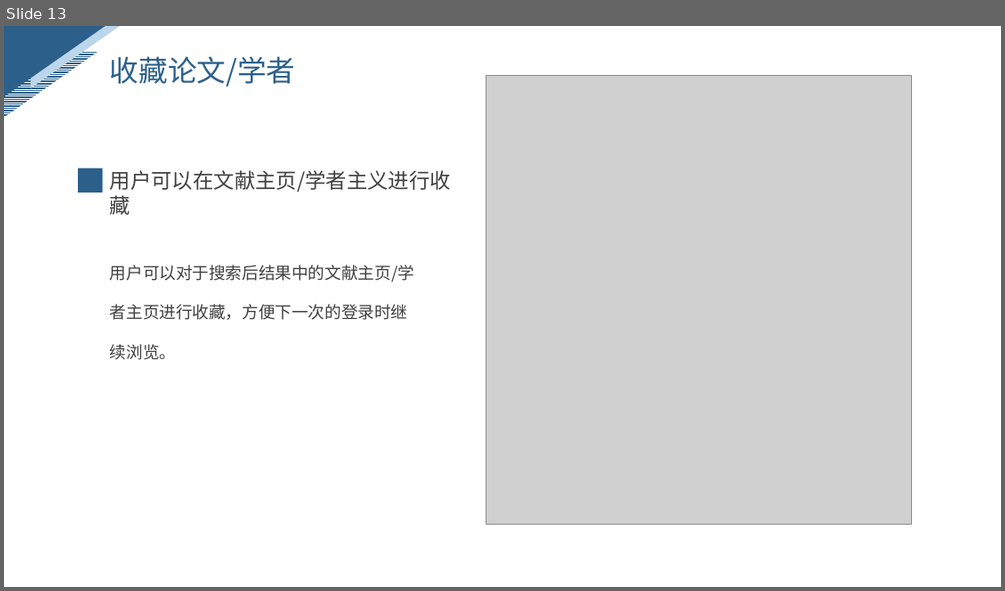
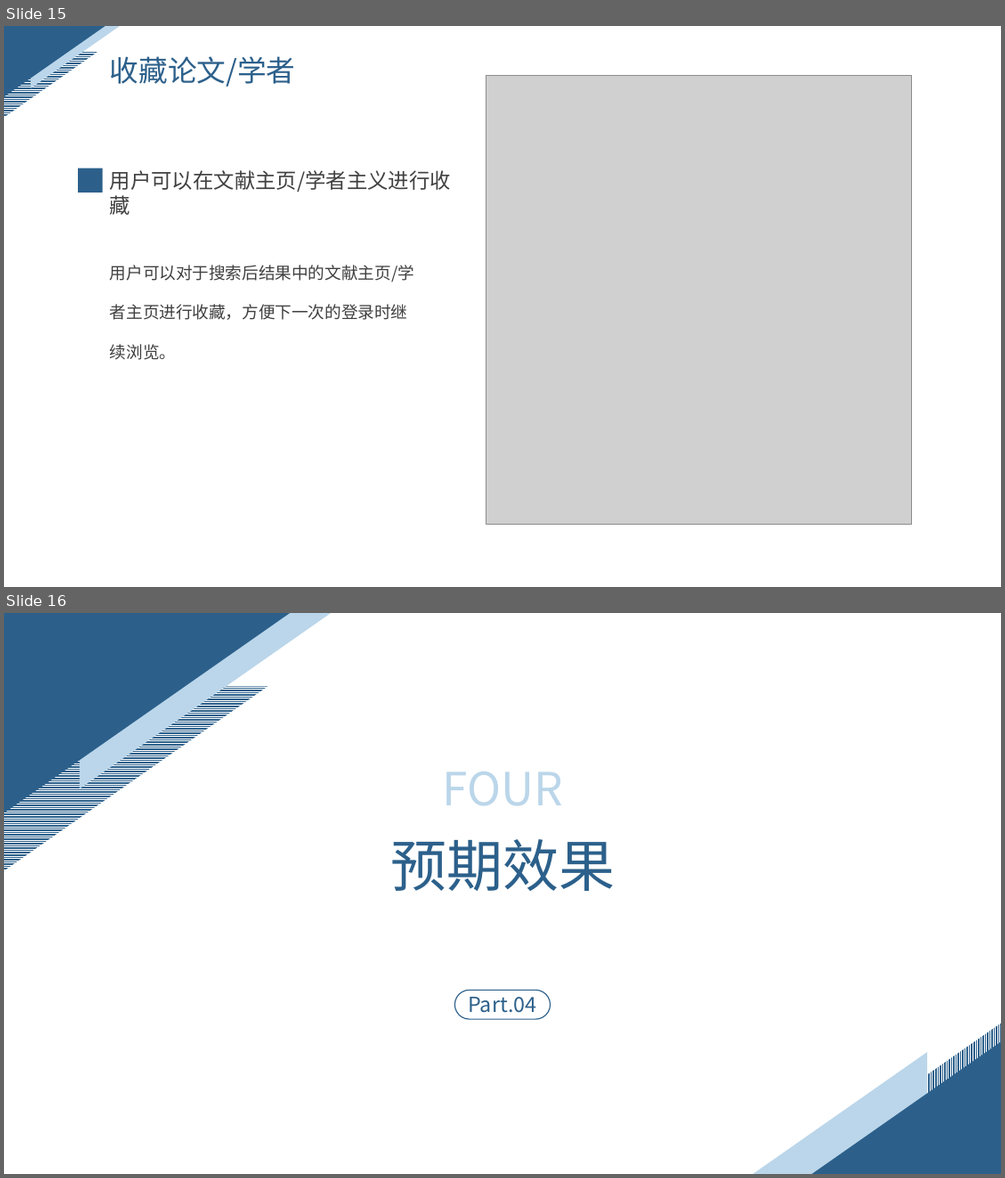
Before and after one commit to ZhangYHe/BIT-2023-ZYGC, a slide deck: doc/问题陈述.pptx. Shown one above the other, each under a label of ours: slide 13 before the commit, slides 15 and 16 after it. The pictures are 1005x591 and 1005x1178 pixels, drawn with LibreOffice and Linux fonts; fonts in the diff are those of the drawing; grey boxes stand for pictures. Boxes give left, top, right and bottom in pixels: in the first picture for what was removed or moved away, otherwise in the second. Text is boxed around its words. In the diff, an @@ line names an element or a change of style, - is before the commit and + after.

```diff
--- a/doc/问题陈述.pptx
+++ b/doc/问题陈述.pptx
@@ slide 16 added at (x1=4, y1=613, x2=1001, y2=1174), background #FFFFFF @@
@@ right triangle added at (x1=4, y1=613, x2=290, y2=813), fill #2C608B @@
@@ right triangle added at (x1=79, y1=613, x2=331, y2=788), fill #BBD6EA @@
@@ right triangle added at (x1=4, y1=686, x2=268, y2=871), fill pattern #2C608B on #FFFFFF @@
@@ text added at (x1=442, y1=771, x2=562, y2=806), 44 pt, text #BBD6EA @@
+FOUR
@@ text added at (x1=390, y1=839, x2=615, y2=891), 54 pt, text #2C608B @@
+预期效果
@@ rounded rectangle added at (x1=455, y1=989, x2=550, y2=1019), outline #2C608B 1 pt @@
@@ text added at (x1=468, y1=997, x2=536, y2=1013), 20 pt, text #2C608B @@
+Part.04
@@ right triangle added at (x1=833, y1=1023, x2=1001, y2=1141), fill pattern #2C608B on #FFFFFF @@
@@ right triangle added at (x1=752, y1=1053, x2=927, y2=1174), fill #BBD6EA @@
@@ right triangle added at (x1=810, y1=1042, x2=1001, y2=1174), fill #2C608B @@
@@ what was slide 13 is now slide 15 @@
```
Also in this commit, not shown: 7 slides changed, 7 other slides added.
